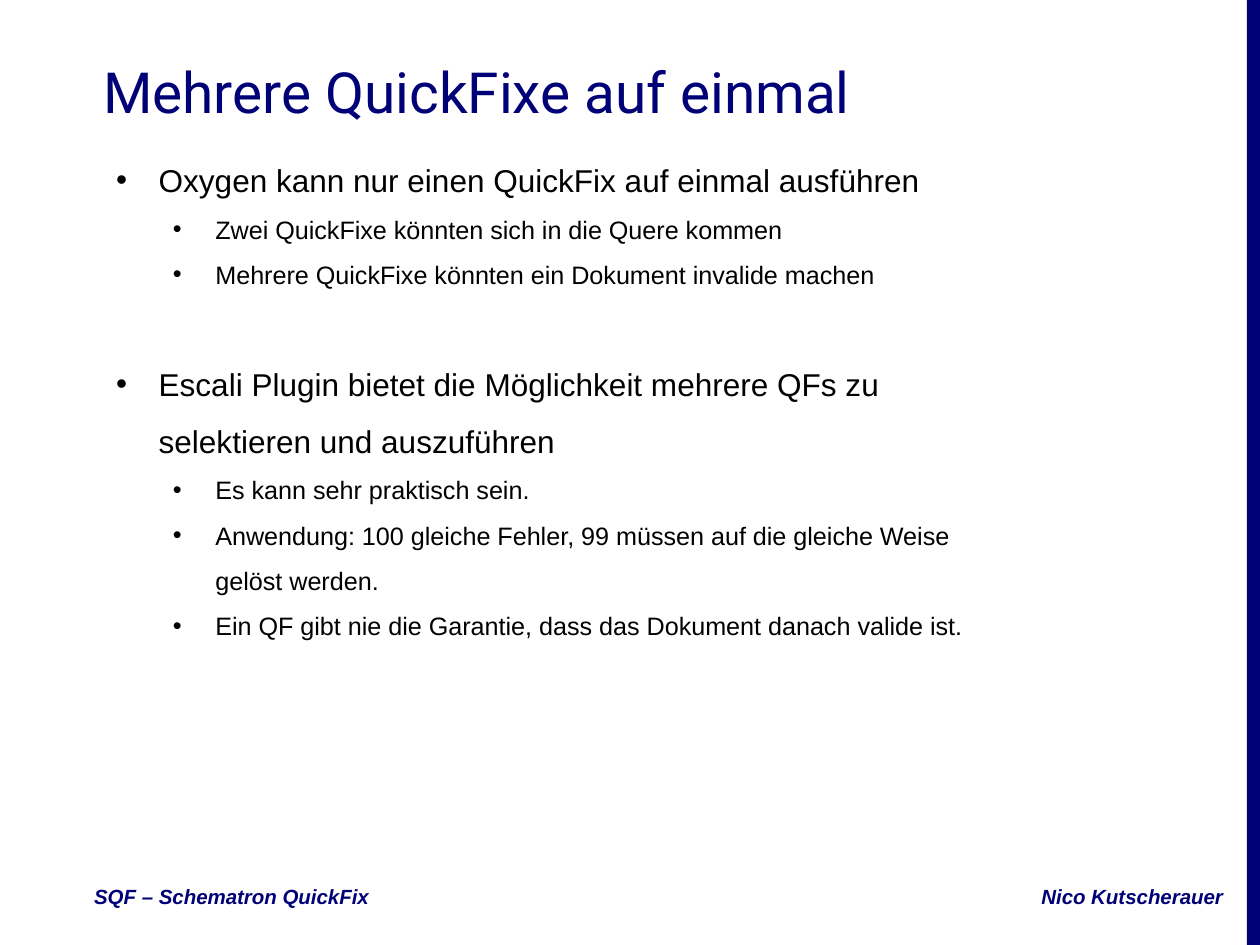
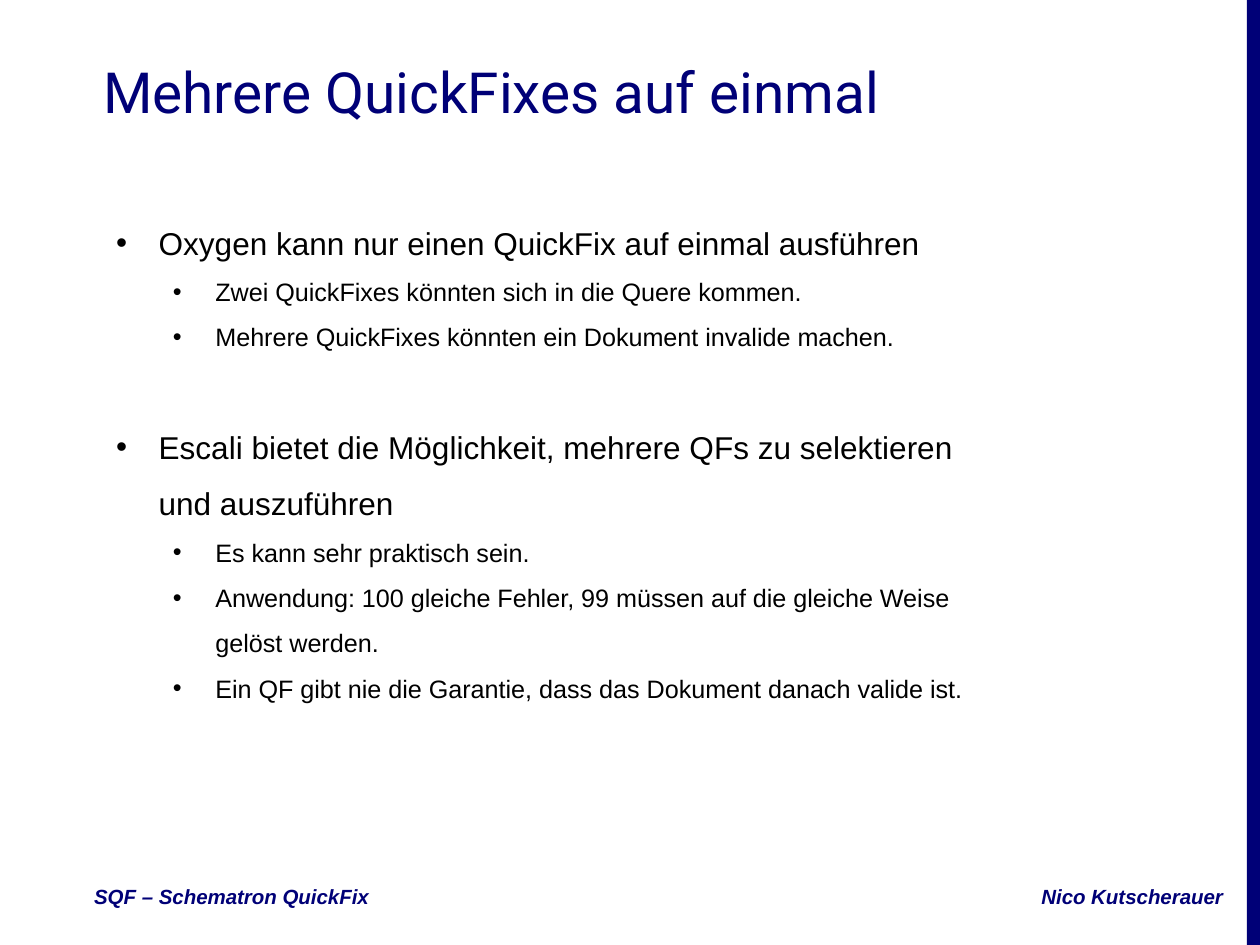
Before and after one commit to nkutsche/SchematronQuickFix-2017-11-17, a slide deck: slide 8 of SQF-Escali.pptx. Drawn at 1260x945 pixels with LibreOffice and Linux fonts; fonts in the diff are those of the drawing; background and template pictures are left out. Boxes give left, top, right and bottom in pixels: in the first picture for what was removed or moved away, otherwise in the second. Text is boxed around its words. In the diff, an @@ line names an element or a change of style, - is before the commit and + after.

```diff
--- a/SQF-Escali.pptx
+++ b/SQF-Escali.pptx
@@ title at bbox=[103, 70, 879, 120]: text changed @@
-Mehrere QuickFixe auf einmal
+Mehrere QuickFixes auf einmal
@@ subtitle "Oxygen kann nur einen QuickFix ...": place and size @@
-subtitle "Oxygen kann nur einen QuickFix ..." at bbox=[159, 169, 962, 641]
+subtitle "Oxygen kann nur einen QuickFix ..." at bbox=[159, 232, 962, 703]
@@ subtitle at bbox=[159, 282, 952, 516]: text changed @@
-  • Zwei QuickFixe könnten sich in die Quere kommen
-  • Mehrere QuickFixe könnten ein Dokument invalide machen
-• Escali Plugin bietet die Möglichkeit mehrere QFs zu selektieren und auszuführen
+  • Zwei QuickFixes könnten sich in die Quere kommen.
+  • Mehrere QuickFixes könnten ein Dokument invalide machen.
+• Escali bietet die Möglichkeit, mehrere QFs zu selektieren und auszuführen
```
Also in this commit, not shown: 14 other slides changed, 2 other files.
